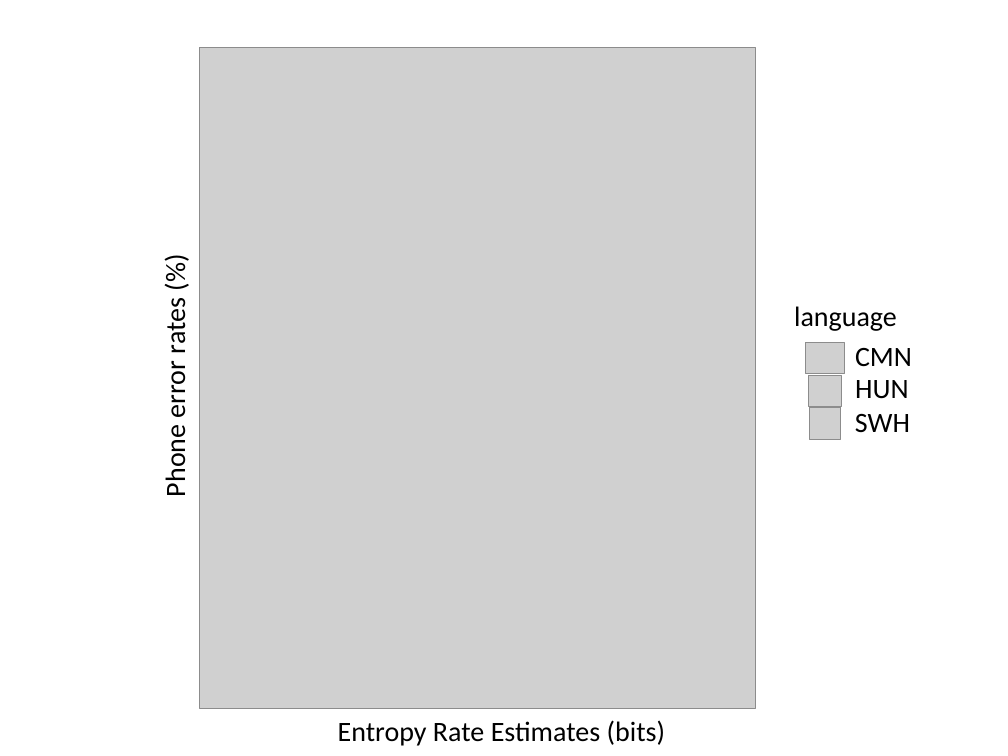
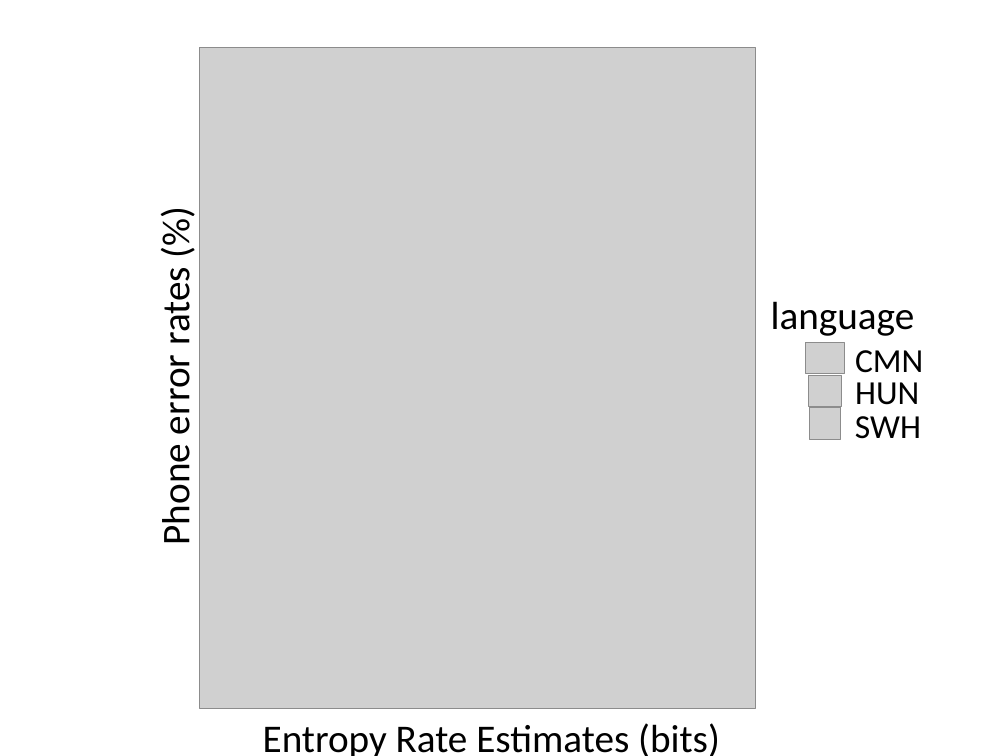
Before and after one commit to jhasegaw/probtranspaper, a slide deck: slide 1 of figs/ptperfigure.pptx. Drawn at 1008x756 pixels with LibreOffice and Linux fonts; fonts in the diff are those of the drawing; grey boxes stand for pictures. Boxes give left, top, right and bottom in pixels: in the first picture for what was removed or moved away, otherwise in the second. Text is boxed around its words. In the diff, an @@ line names an element or a change of style, - is before the commit and + after.

```diff
--- a/figs/ptperfigure.pptx
+++ b/figs/ptperfigure.pptx
@@ text "Phone error rates (%)": place and size @@
-text "Phone error rates (%)" at bbox=[158, 303, 192, 495]
+text "Phone error rates (%)" at bbox=[152, 274, 200, 542]
@@ text "language": place and size @@
-text "language" at bbox=[794, 306, 897, 331]
+text "language" at bbox=[771, 301, 915, 336]
@@ size 20 to 24 pt in 3 elements at bbox=[855, 416, 921, 439], bbox=[855, 382, 919, 405], bbox=[855, 350, 923, 373] @@
@@ size 20 to 28 pt in 3 elements at bbox=[771, 301, 915, 336], bbox=[152, 274, 200, 542], bbox=[263, 723, 720, 756] @@
@@ text "Entropy Rate Estimates (bits)": place and size @@
-text "Entropy Rate Estimates (bits)" at bbox=[338, 720, 665, 746]
+text "Entropy Rate Estimates (bits)" at bbox=[263, 723, 720, 756]
```
Also in this commit, not shown: 14 other files.
